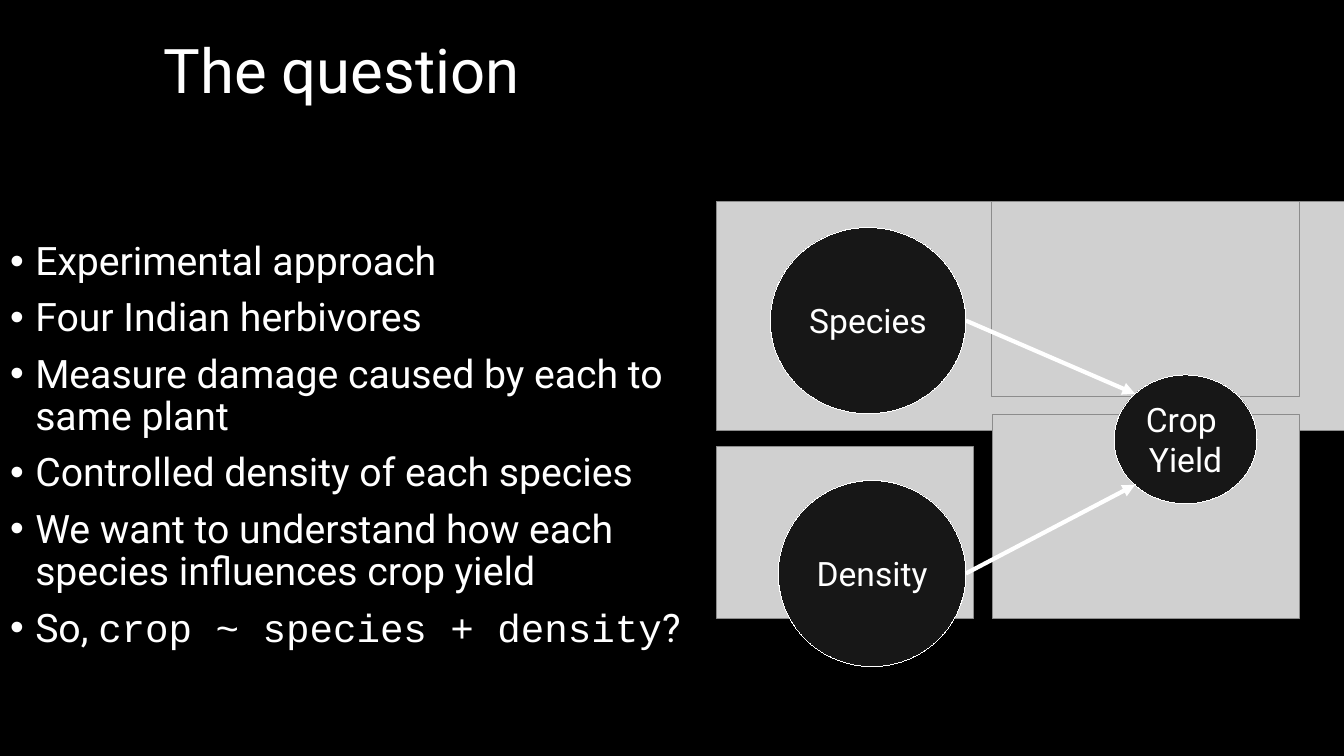
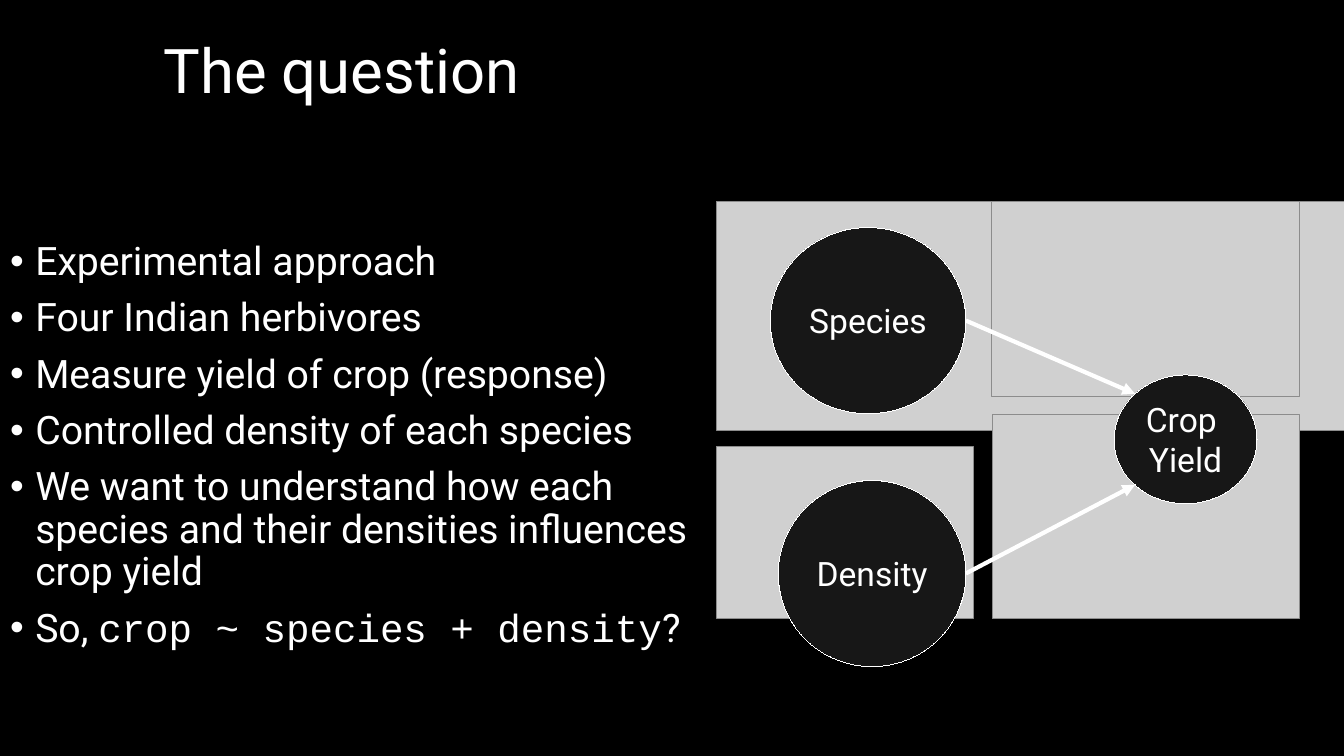
Before and after one commit to DeonRoos/006-BI3010, a slide deck: slide 3 of Lectures/Lecture 08.1 Interactions.pptx. Drawn at 1344x756 pixels with LibreOffice and Linux fonts; fonts in the diff are those of the drawing; grey boxes stand for pictures. Boxes give left, top, right and bottom in pixels: in the first picture for what was removed or moved away, otherwise in the second. Text is boxed around its words. In the diff, an @@ line names an element or a change of style, - is before the commit and + after.

```diff
--- a/Lectures/Lecture 08.1 Interactions.pptx
+++ b/Lectures/Lecture 08.1 Interactions.pptx
@@ text at <box>35,356,608,397</box>: text changed @@
-• Measure damage caused by each to same plant
+• Measure yield of crop (response)
@@ text at <box>35,470,687,594</box>: text changed @@
-• We want to understand how each species influences crop yield
+• We want to understand how each species and their densities influences crop yield
```
Also in this commit, not shown: 13 other slides changed, 11 slides added, 11 other files.
